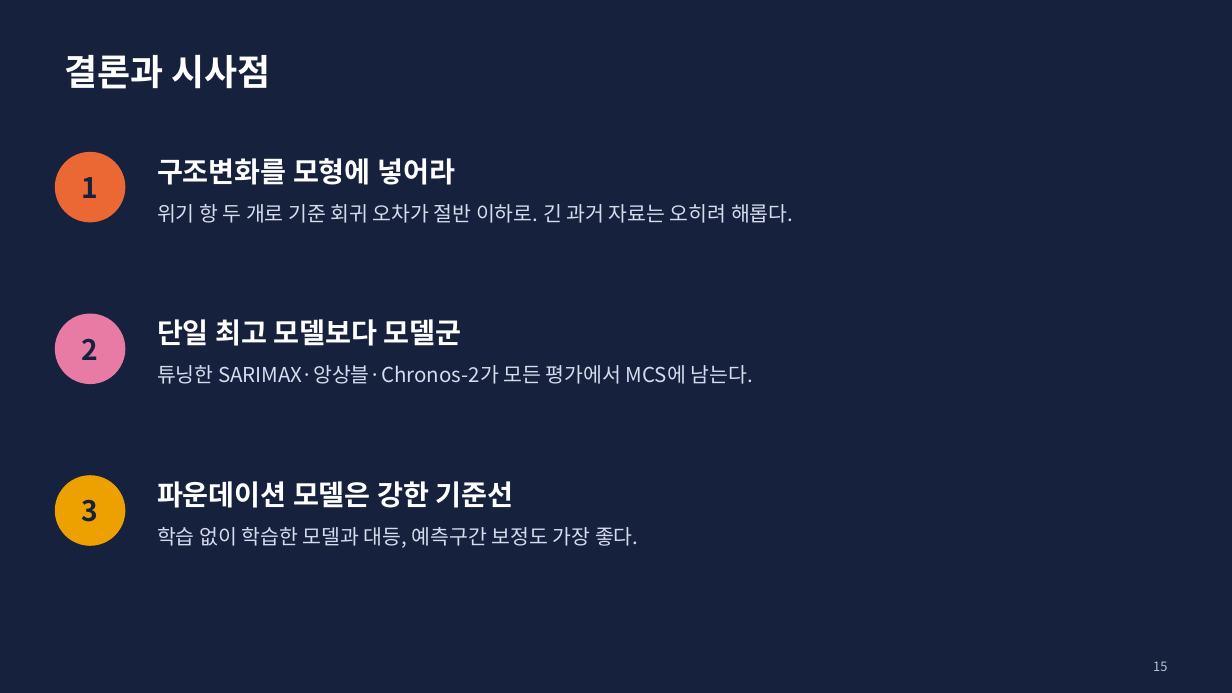
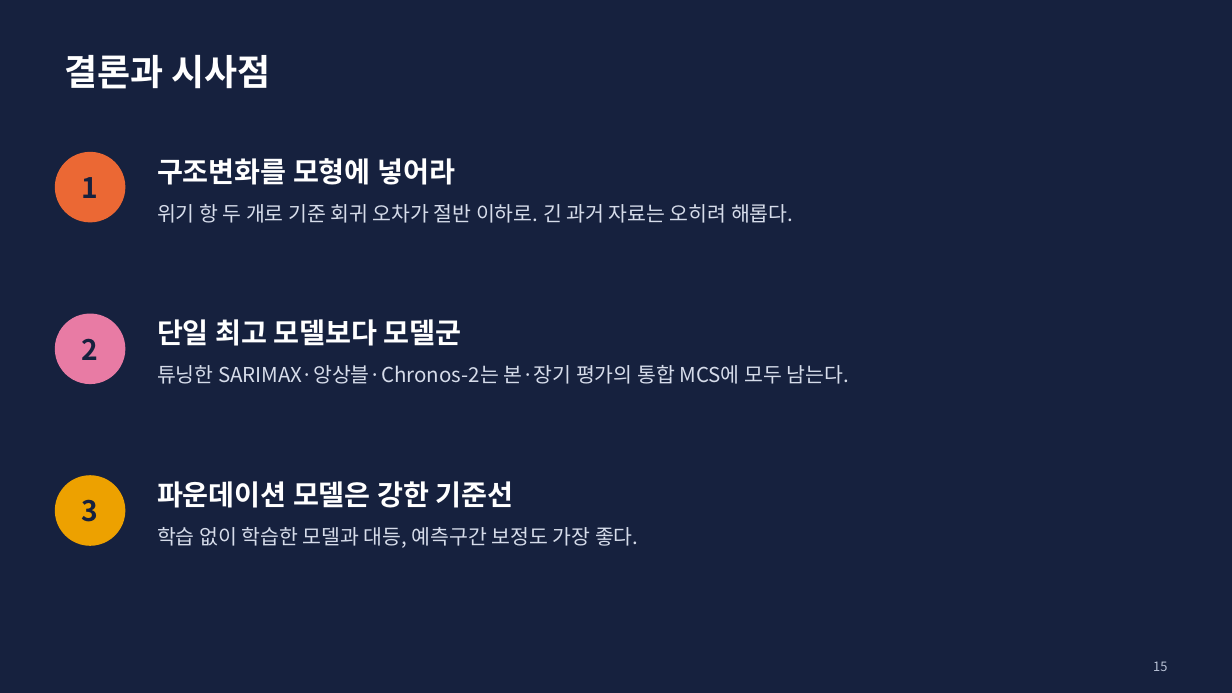
Before and after one commit to seoki0804/LNG_D_F, a slide deck: slide 15 of report/천연가스_수요예측_발표.pptx. Drawn at 1232x693 pixels with LibreOffice and Linux fonts; fonts in the diff are those of the drawing. Boxes give left, top, right and bottom in pixels: in the first picture for what was removed or moved away, otherwise in the second. Text is boxed around its words. In the diff, an @@ line names an element or a change of style, - is before the commit and + after.

```diff
--- a/report/천연가스_수요예측_발표.pptx
+++ b/report/천연가스_수요예측_발표.pptx
@@ text at [157,365,849,384]: text changed @@
-튜닝한 SARIMAX·앙상블·Chronos-2가 모든 평가에서 MCS에 남는다.
+튜닝한 SARIMAX·앙상블·Chronos-2는 본·장기 평가의 통합 MCS에 모두 남는다.
```
Also in this commit, not shown: 3 other slides changed, 39 other files.
